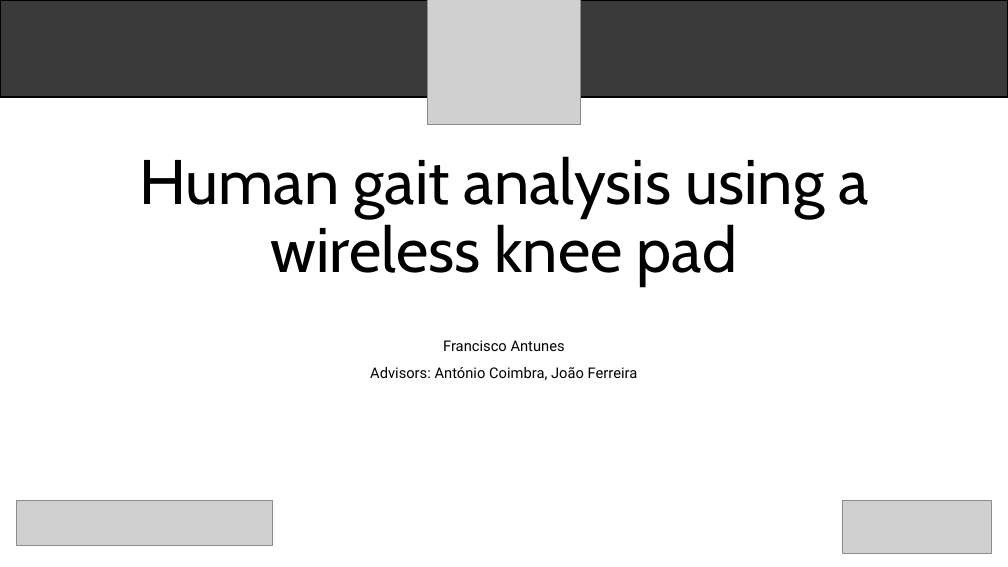
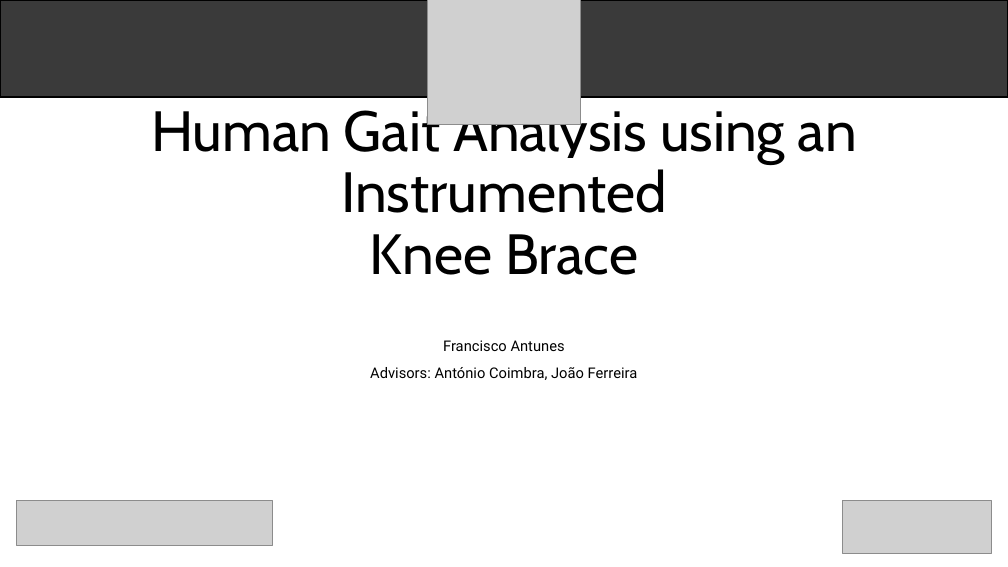
Before and after one commit to Antunes233/disserta-o, a slide deck: slide 1 of CoDEEC/Apresentação_Francisco_Antunes/CoDEEC_aprsentação_Francisco_Antunes.pptx. Drawn at 1008x567 pixels with LibreOffice and Linux fonts; fonts in the diff are those of the drawing; grey boxes stand for pictures. Boxes give left, top, right and bottom in pixels: in the first picture for what was removed or moved away, otherwise in the second. Text is boxed around its words. In the diff, an @@ line names an element or a change of style, - is before the commit and + after.

```diff
--- a/CoDEEC/Apresentação_Francisco_Antunes/CoDEEC_aprsentação_Francisco_Antunes.pptx
+++ b/CoDEEC/Apresentação_Francisco_Antunes/CoDEEC_aprsentação_Francisco_Antunes.pptx
@@ title at [151, 103, 857, 275]: text changed; size 60 to 54 pt @@
-Human gait analysis using a wireless knee pad
+Human Gait Analysis using an Instrumented
+Knee Brace
```
Also in this commit, not shown: 15 other files.
